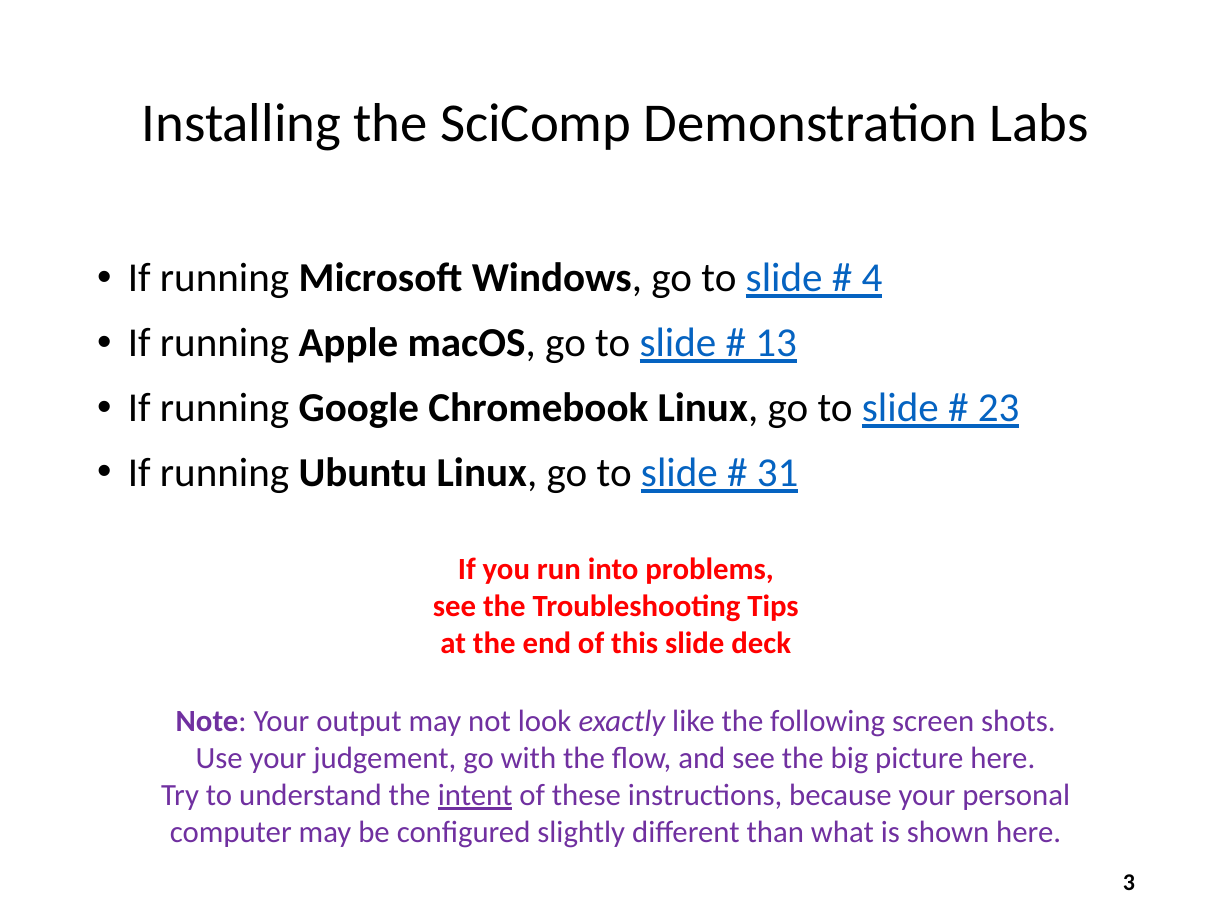
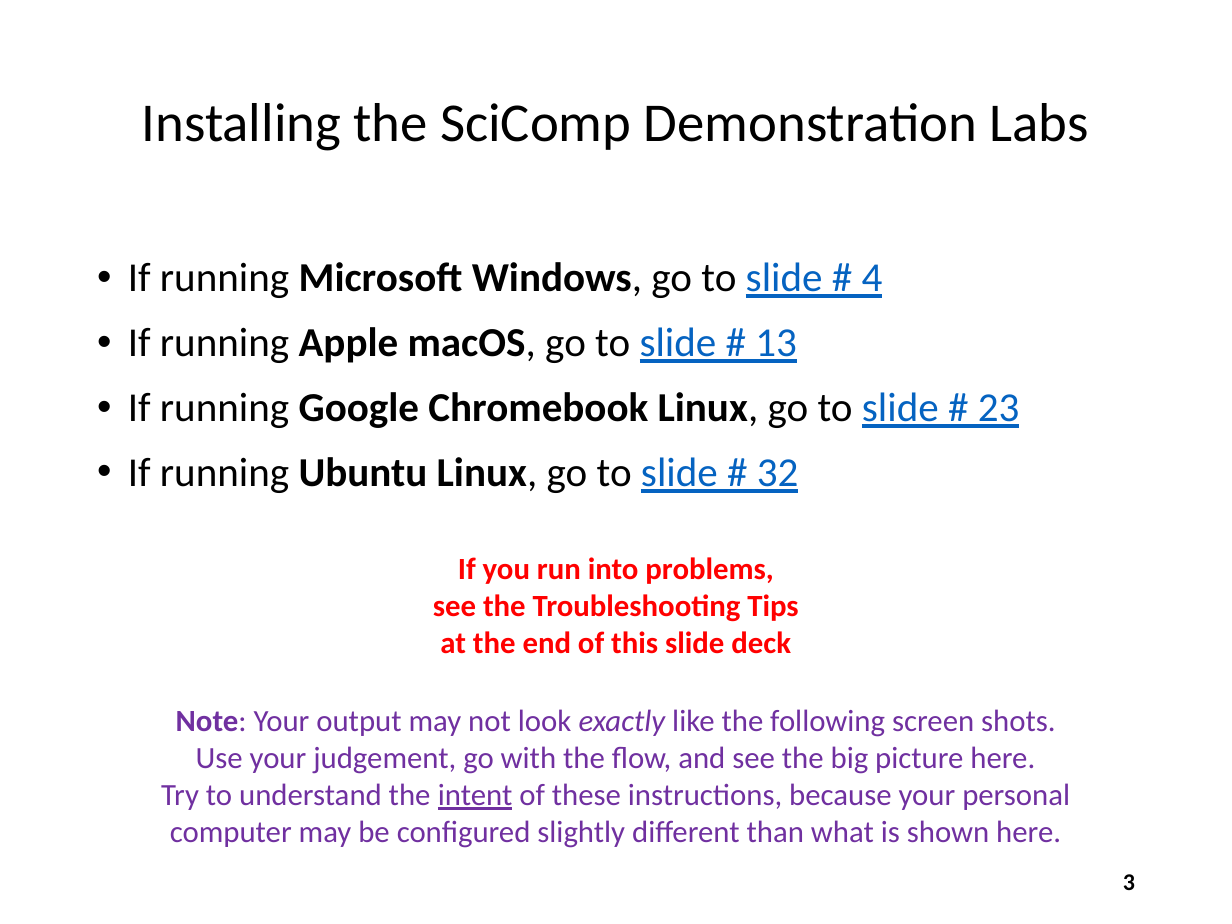
Before and after one commit to dbiersach/scicomp-demos, a slide deck: slide 3 of slides/Installing the Courseware.pptx. Drawn at 1232x924 pixels with LibreOffice and Linux fonts; fonts in the diff are those of the drawing. Boxes give left, top, right and bottom in pixels: in the first picture for what was removed or moved away, otherwise in the second. Text is boxed around its words. In the diff, an @@ line names an element or a change of style, - is before the commit and + after.

Commit message:
Improve Chromebook install instructions

```diff
--- a/slides/Installing the Courseware.pptx
+++ b/slides/Installing the Courseware.pptx
@@ text at [128,457,799,493]: text changed @@
-• If running Ubuntu Linux, go to slide # 31
+• If running Ubuntu Linux, go to slide # 32
```
Also in this commit, not shown: 5 other slides changed, 1 slide added.
